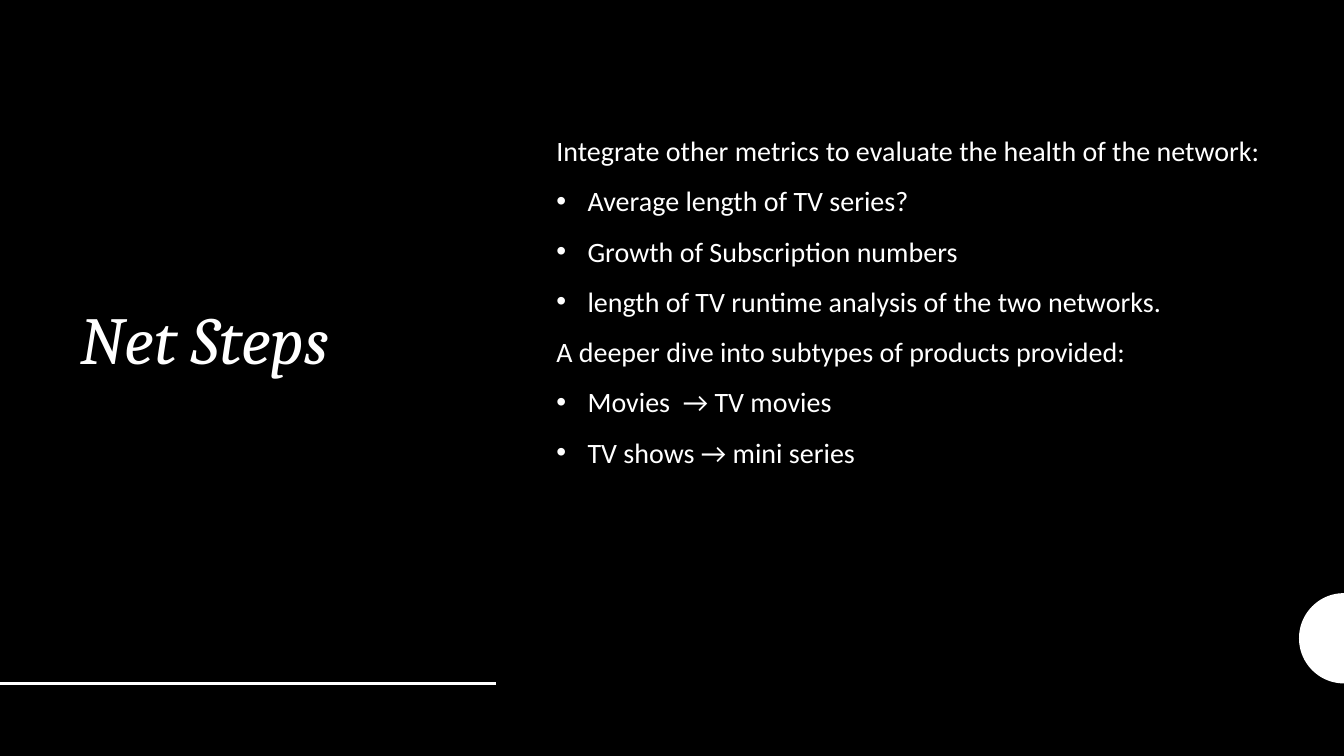
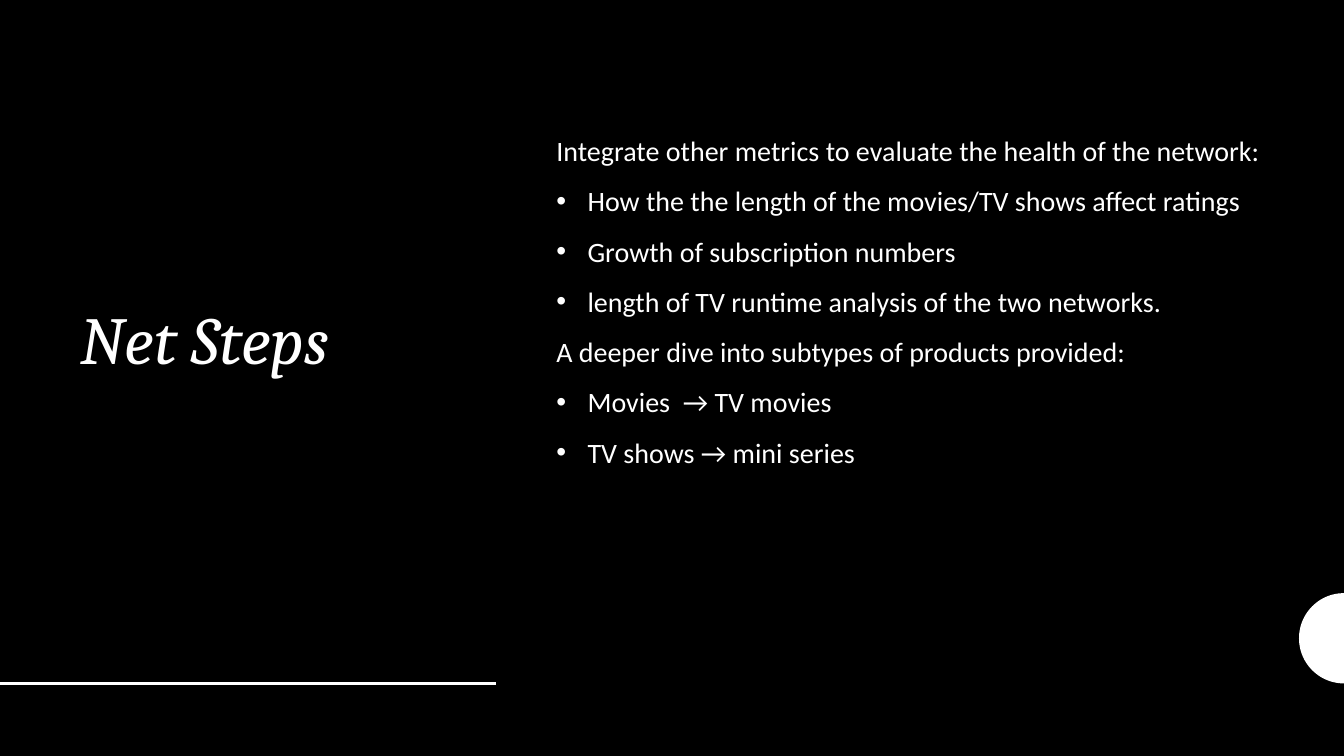
Before and after one commit to qwang27/Python_Into_Project, a slide deck: slide 12 of Analysis of Disney Plus Competitiveness over Netflix.pptx (slide 8 before the commit). Drawn at 1344x756 pixels with LibreOffice and Linux fonts; fonts in the diff are those of the drawing. Boxes give left, top, right and bottom in pixels: in the first picture for what was removed or moved away, otherwise in the second. Text is boxed around its words. In the diff, an @@ line names an element or a change of style, - is before the commit and + after.

```diff
--- a/Analysis of Disney Plus Competitiveness over Netflix.pptx
+++ b/Analysis of Disney Plus Competitiveness over Netflix.pptx
@@ text at [588,191,1240,267]: text changed @@
-• Average length of TV series?
-• Growth of Subscription numbers
+• How the the length of the movies/TV shows affect ratings
+• Growth of subscription numbers
```
Also in this commit, not shown: 2 other slides changed, 6 slides added, 2 slides removed, 3 other files.
